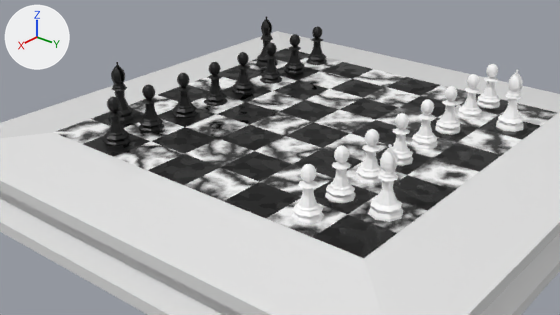
What one commit did to the Blender file BlenderCourse/Chess Set/Models/ChessScene.blend.
The view is the same before and after, from the file's camera 'Camera'. The axes (+X, +Y, +Z) are drawn at upper left. The lights are the same throughout.

In view in the first picture: 'Bishop', 'Bishop.001', 'Bishop.002', 'Bishop.003', 'ChessBoard', 'Pawn', 'Pawn.001', 'Pawn.002', 'Pawn.003', 'Pawn.004', 'Pawn.005', 'Pawn.006', 'Pawn.007', 'Pawn.008', 'Pawn.009', 'Pawn.010', 'Pawn.011', 'Pawn.012', 'Pawn.013', 'Pawn.014', 'Pawn.015'.
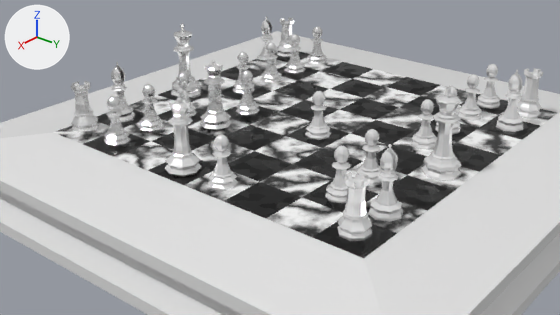
ob_blacksempty is not drawn itself; it is the parent of ob_blackpawnsempty, ob_bishop_002, ob_bishop_003.

Changed parts and their boxes (x1, y1, x2, y2) in the pictures (560 x 315 px):
'Pawn', surface changed, moved: before (291, 164, 324, 225); after (208, 134, 238, 190)
'King.001', added: after (422, 86, 461, 181)
'Rook.003', added: after (337, 172, 372, 241)
'Queen.001', added: after (165, 97, 202, 177)
'Bishop', surface changed: (368, 144, 403, 222) in both
'Pawn.003', surface changed, moved: before (391, 113, 413, 166); after (305, 91, 331, 140)
'Queen', added: after (200, 61, 232, 131)
'Pawn.012', surface changed, turned, moved: before (204, 62, 228, 106); after (235, 70, 260, 116)
'Pawn.001', surface changed: (325, 145, 356, 203) in both
'Rook.001', added: after (71, 81, 99, 134)
'King', added: after (171, 23, 201, 99)
'Bishop.001', surface changed: (496, 70, 524, 132) in both
'Pawn.002', surface changed: (355, 129, 382, 184) in both
'Rook.002', added: after (517, 68, 543, 118)
'Pawn.004', surface changed: (411, 99, 438, 150) in both
'Pawn.015', surface changed (black to white): (104, 96, 131, 146) in both
'Pawn.005', surface changed: (435, 86, 460, 135) in both
'Pawn.014', surface changed (black to white): (138, 84, 164, 133) in both
'Bishop.003', surface changed (black to white): (108, 62, 136, 122) in both
'Pawn.006', surface changed: (457, 74, 482, 121) in both
'Pawn.013', surface changed (black to white): (173, 73, 198, 119) in both
'Pawn.007', surface changed: (477, 64, 500, 109) in both
'Pawn.011', surface changed (black to white): (232, 52, 255, 95) in both
'Pawn.010', surface changed (black to white): (260, 42, 282, 84) in both
'Pawn.009', surface changed (black to white): (284, 34, 305, 74) in both
'Rook', added: after (277, 18, 294, 58)
'Pawn.008', surface changed (black to white): (307, 26, 327, 65) in both
'Bishop.002', surface changed (black to white): (256, 16, 278, 67) in both

The change, as a list of edits to the scene's bpy script:
```text
Change mat_blackpieces:
    mat_blackpieces.roughness: 0.5 -> 0.267
    add mat_blackpieces.ior = 0.0
Change mat_whitepieces:
    mat_whitepieces.roughness: 0.5 -> 0.116
    mat_whitepieces.metallic: 0.0 -> 0.555
Change ob_blacksempty:
    ob_blacksempty.rotation_euler: (0.0, 0.0, 3.142) -> (0.0, 0.0, -3.142)  # degrees (0, 0, 180) -> degrees (0, 0, -180)
Change ob_pawn_012:
    ob_pawn_012.location: (-0.0293, 0.152, 0.0) -> (-0.0293, 0.0916, 0.0)
Change ob_pawn:
    ob_pawn.location: (0.211, 0.151, 0.0) -> (0.211, 0.0313, 0.0)
Change ob_pawn_003:
    ob_pawn_003.location: (0.0305, 0.152, 0.0) -> (0.0305, 0.0305, 0.0)
Add ob_rook_003:
    ob_rook_003 = bpy.data.objects.new('Rook.003', me_cylinder_011)  # 166 vertices, 154 faces, 3 loose edges; spans x -0.015..0.015, y -0.015..0.015, z 0.0..0.507; in mat_whitepieces (white #ffffff)
    ob_rook_003.parent = ob_whitepawnsempty
    ob_rook_003.location = (0.207, 0.208, 0.0)
    ob_rook_003.rotation_euler = (0.0, 0.0, 4.302)  # degrees (0, 0, 246)
    ob_rook_003.scale = (1.19, 1.19, 0.122)
Add ob_rook_002:
    ob_rook_002 = bpy.data.objects.new('Rook.002', me_cylinder_011)  # 166 vertices, 154 faces, 3 loose edges; spans x -0.015..0.015, y -0.015..0.015, z 0.0..0.507; in mat_whitepieces (white #ffffff)
    ob_rook_002.parent = ob_whitepawnsempty
    ob_rook_002.location = (-0.211, 0.21, 0.0)
    ob_rook_002.rotation_euler = (0.0, 0.0, 4.302)  # degrees (0, 0, 246)
    ob_rook_002.scale = (1.19, 1.19, 0.122)
Add ob_queen_001:
    ob_queen_001 = bpy.data.objects.new('Queen.001', me_cylinder_010)  # 333 vertices, 345 faces, 3 loose edges; spans x -0.016..0.016, y -0.016..0.016, z 0.0..0.516; in mat_whitepieces (white #ffffff)
    ob_queen_001.parent = ob_whitepawnsempty
    ob_queen_001.location = (0.213, -0.0298, 0.0)
    ob_queen_001.rotation_euler = (0.0, 0.0, 3.142)  # degrees (0, 0, 180)
    ob_queen_001.scale = (1.35, 1.35, 0.173)
Add ob_king_001:
    ob_king_001 = bpy.data.objects.new('King.001', me_cylinder_008)  # 453 vertices, 445 faces, 8 loose edges; spans x -0.015..0.015, y -0.015..0.015, z 0.0..0.511; in mat_whitepieces (white #ffffff)
    ob_king_001.parent = ob_whitepawnsempty
    ob_king_001.location = (0.0303, 0.208, 0.0)
    ob_king_001.rotation_euler = (0.0, 0.0, 5.873)  # degrees (0, 0, 336)
    ob_king_001.scale = (1.52, 1.52, 0.209)
Add ob_rook_001:
    ob_rook_001 = bpy.data.objects.new('Rook.001', me_cylinder_007)  # 166 vertices, 154 faces, 3 loose edges; spans x -0.015..0.015, y -0.015..0.015, z 0.0..0.507; in mat_blackpieces (black #000000)
    ob_rook_001.parent = ob_blacksempty
    ob_rook_001.location = (0.207, -0.219, 0.0)
    ob_rook_001.rotation_euler = (0.0, 0.0, 1.161)  # degrees (0, 0, 67)
    ob_rook_001.scale = (1.19, 1.19, 0.122)
Add ob_rook:
    ob_rook = bpy.data.objects.new('Rook', me_cylinder_007)  # 166 vertices, 154 faces, 3 loose edges; spans x -0.015..0.015, y -0.015..0.015, z 0.0..0.507; in mat_blackpieces (black #000000)
    ob_rook.parent = ob_blacksempty
    ob_rook.location = (-0.211, -0.215, 0.0)
    ob_rook.rotation_euler = (0.0, 0.0, 1.161)  # degrees (0, 0, 67)
    ob_rook.scale = (1.19, 1.19, 0.122)
Add ob_queen:
    ob_queen = bpy.data.objects.new('Queen', me_cylinder_006)  # 333 vertices, 345 faces, 3 loose edges; spans x -0.016..0.016, y -0.016..0.016, z 0.0..0.516; in mat_blackpieces (black #000000)
    ob_queen.parent = ob_blacksempty
    ob_queen.location = (0.0906, -0.0935, 0.0)
    ob_queen.scale = (1.35, 1.35, 0.173)
Add ob_king:
    ob_king = bpy.data.objects.new('King', me_cylinder_004)  # 453 vertices, 445 faces, 8 loose edges; spans x -0.015..0.015, y -0.015..0.015, z 0.0..0.511; in mat_blackpieces (black #000000)
    ob_king.parent = ob_blacksempty
    ob_king.location = (0.0303, -0.211, 0.0)
    ob_king.rotation_euler = (0.0, 0.0, 2.732)  # degrees (0, 0, 157)
    ob_king.scale = (1.52, 1.52, 0.209)
```
